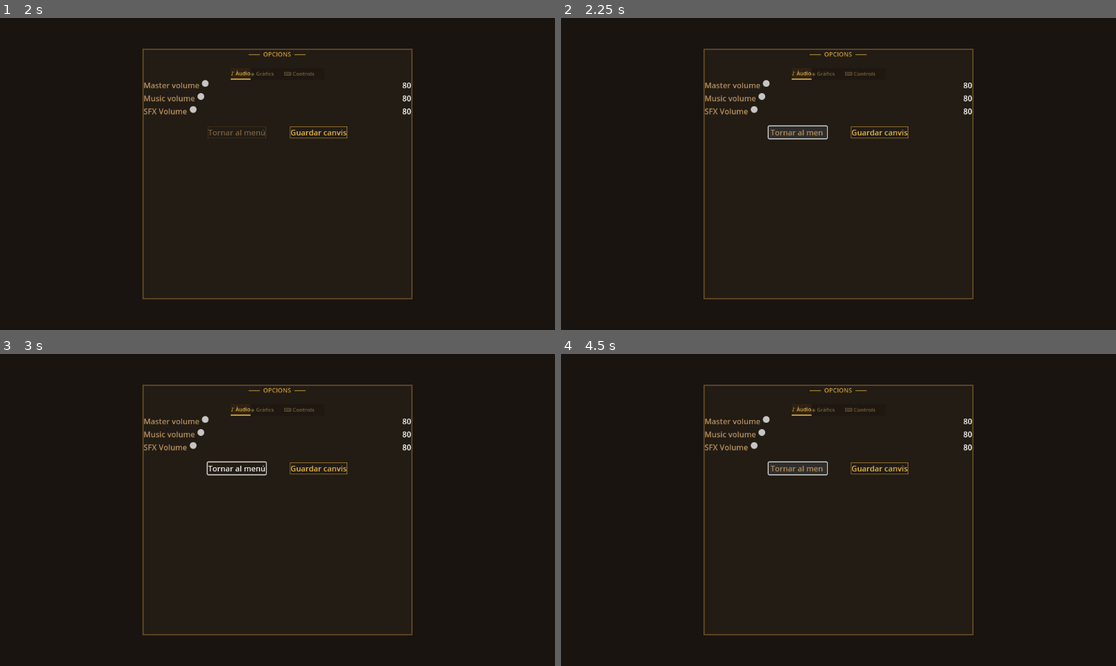
Above: before the commit, frames 1-4 (two rows, left to right).
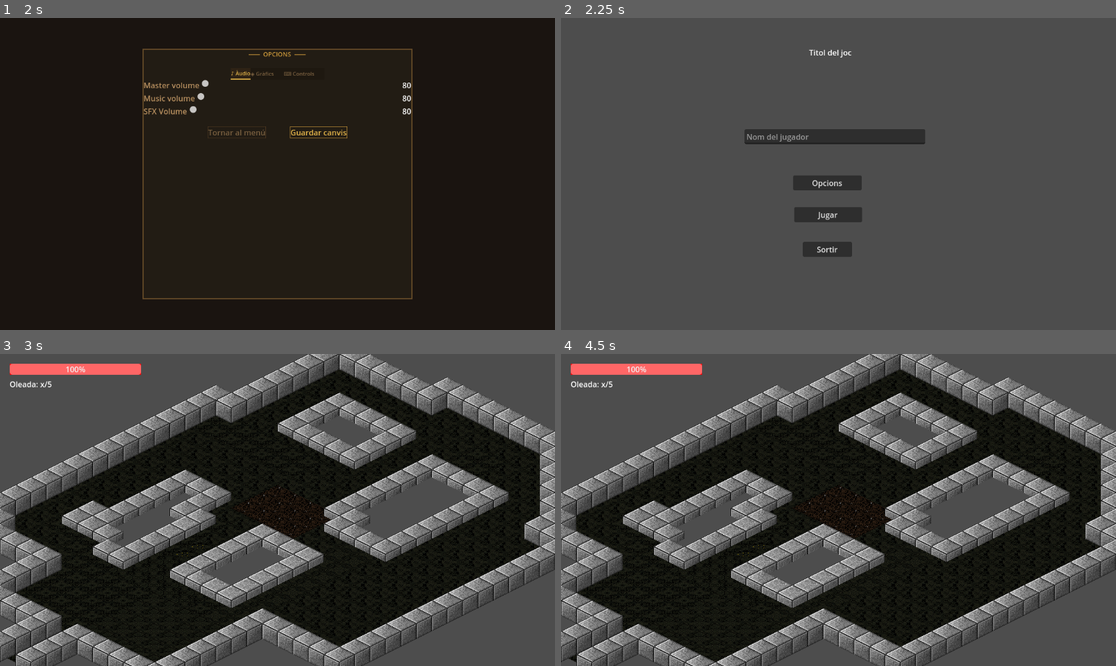
Above: after the commit, the same moments.

Repository: alzaaa6/practica4_Godot
Game: Godot game, scene res://SCENES/PantallaInici.tscn
Same seed, same stepped clock (60 frames per second), same inputs: the game is played once before the commit and once after it.
Inputs (mouse positions are in pixels of both pictures, inside the frame that each line leads up to):
- Up to frame 1 (2 s): click (271, 136) at 0.52 s; type "Alex" at 0.6 s; click "Opcions" at 1.25 s
- Up to frame 2 (2.25 s): click "Tornar al menú" at 2 s
- Up to frame 3 (3 s): click (266, 550) at 2.75 s, where only the run after the commit has a clickable "Jugar"
- Up to frame 4 (4.5 s): click (877, 469) at 3.5 s, where only the run before the commit has a clickable "Guardar canvis"; click (799, 469) at 4.25 s, where only the run before the commit has a clickable "Tornar al menú"

Frame 1 is identical in both runs. In frame 2, 100% of the frame differs, in the area x 0-100%, y 0-100%; in frame 3, 67%; in frame 4, 67%.

Commit message:
Petita modificacio

Diff:
--- a/SCENES/Hud.tscn
+++ b/SCENES/Hud.tscn
@@ -1,4 +1,7 @@
-[gd_scene format=3 uid="uid://ob8j52w4w64r"]
+[gd_scene load_steps=2 format=3 uid="uid://ob8j52w4w64r"]
+
+[sub_resource type="StyleBoxFlat" id="StyleBoxFlat_oka2v"]
+bg_color = Color(1, 0, 0, 1)
 
 [node name="Hud" type="CanvasLayer"]
 
@@ -24,6 +27,8 @@
 
 [node name="BarraVida" type="ProgressBar" parent="Control/MarginContainer/VBoxContainer"]
 layout_mode = 2
+theme_override_styles/background = SubResource("StyleBoxFlat_oka2v")
+value = 100.0
 
 [node name="Control" type="Control" parent="Control/MarginContainer/VBoxContainer"]
 layout_mode = 2
--- a/SCENES/Options.tscn
+++ b/SCENES/Options.tscn
@@ -387,3 +387,5 @@
 theme_override_colors/font_hover_color = Color(1, 0.8156863, 0.43137255, 1)
 theme_override_styles/normal = SubResource("StyleBoxFlat_w1cas")
 text = "Guardar canvis"
+
+[connection signal="pressed" from="PanelContainer/VBoxContainer/HBoxContainer/BtnTornarMenu" to="." method="_on_btn_tornar_menu_pressed"]
--- a/SCRIPTS/options.gd
+++ b/SCRIPTS/options.gd
@@ -11,5 +11,5 @@
 	pass
 
 
-func _on_btn_volver_pressed() -> void:
+func _on_btn_tornar_menu_pressed() -> void:
 	get_tree().change_scene_to_file("res://SCENES/PantallaInici.tscn")
